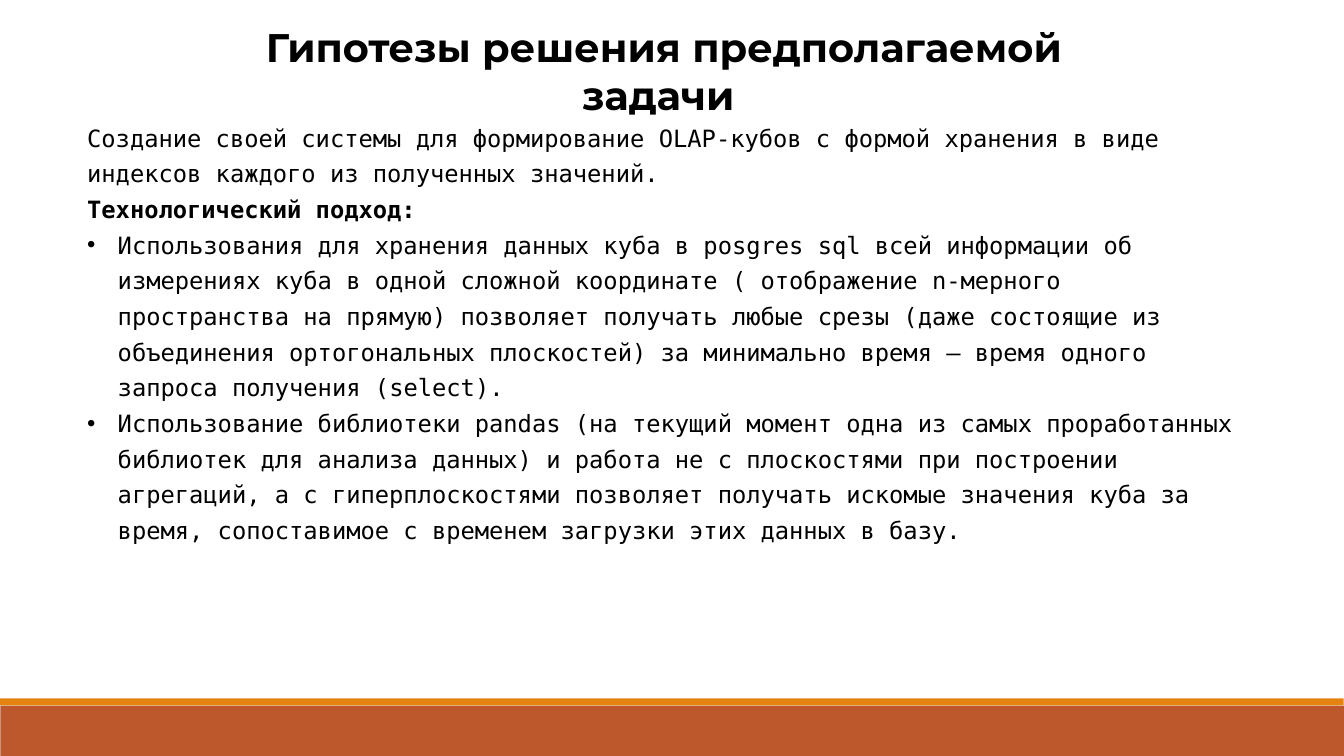
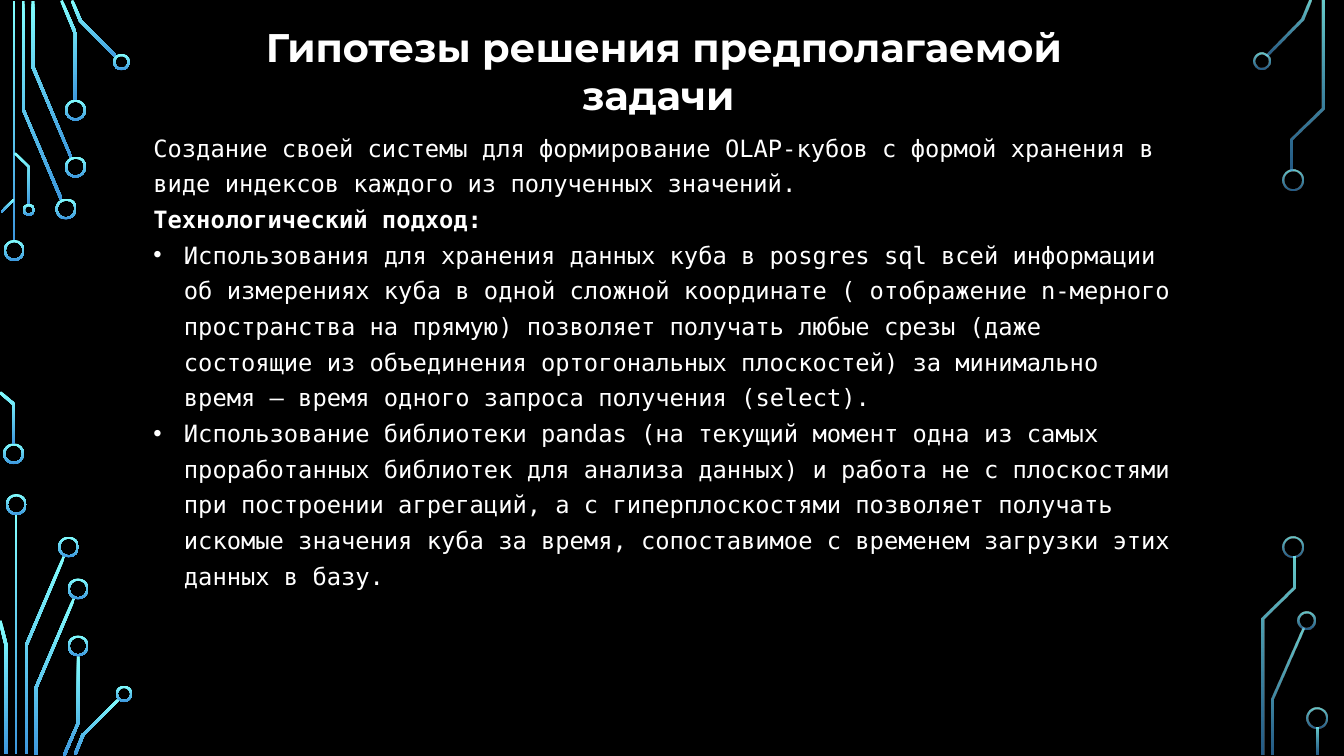
Before and after one commit to Raccoonn78/MagiCtr, a slide deck: slide 3 of Профессиональное ориентирование/создание системы для olap кубов.pptx. Drawn at 1344x756 pixels with LibreOffice and Linux fonts; fonts in the diff are those of the drawing; background and template pictures are left out. Boxes give left, top, right and bottom in pixels: in the first picture for what was removed or moved away, otherwise in the second. Text is boxed around its words. In the diff, an @@ line names an element or a change of style, - is before the commit and + after.

```diff
--- a/Профессиональное ориентирование/создание системы для olap кубов.pptx
+++ b/Профессиональное ориентирование/создание системы для olap кубов.pptx
@@ background #FFFFFF to picture (left out) @@
@@ text "Гипотезы решения предполагаемой задачи" at (266, 32, 1062, 115): text colour #000000 to #FFFFFF @@
@@ text "Создание своей системы для формирование ..." at (153, 138, 1170, 554): text colour #000000 to #FFFFFF @@
@@ text "Создание своей системы для формирование ...": place and size @@
-text "Создание своей системы для формирование ..." at (87, 128, 1232, 508)
+text "Создание своей системы для формирование ..." at (153, 138, 1170, 554)
@@ rectangle removed at (0, 698, 1343, 705) @@
@@ rectangle removed at (1, 705, 1344, 755) @@
@@ group added at (0, 0, 1327, 756): 33 freeform shapes, 3 rectangles @@
```
Also in this commit, not shown: 9 other slides changed, 1 other file.
